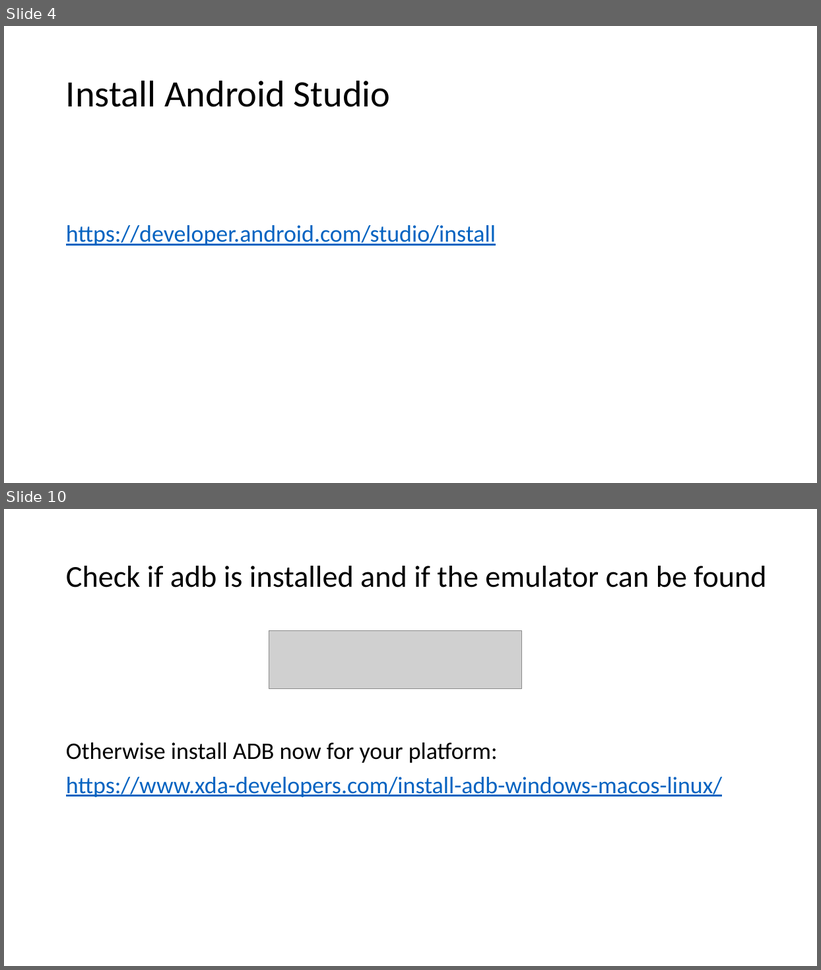
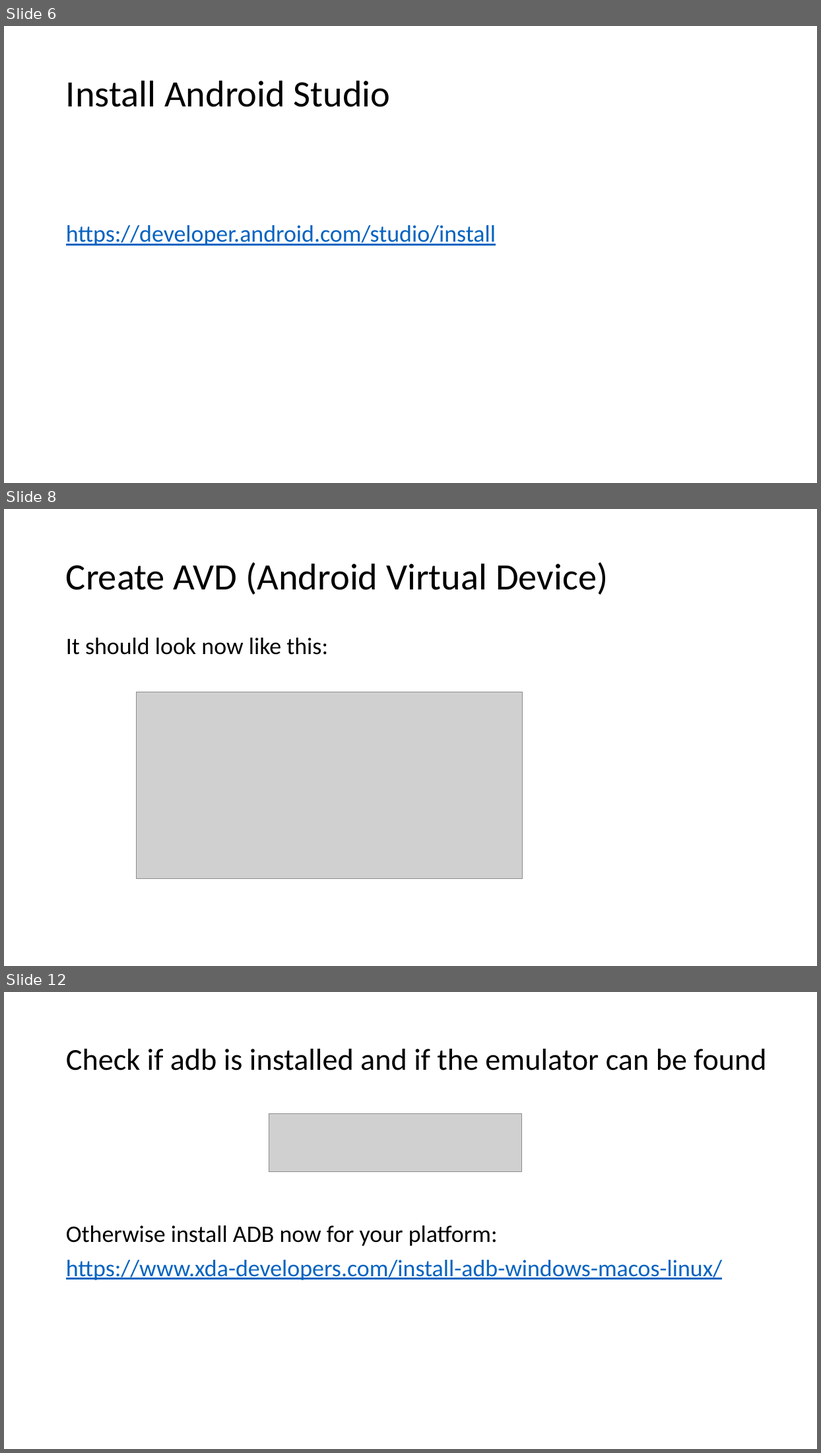
Before and after one commit to b0bbybaldi/OWASP-Bay-Area, a slide deck: Preparation-Bay-Area-Workshop.pptx. Shown one above the other, each under a label of ours: slides 4 and 10 before the commit, slides 6, 8 and 12 after it; the slides between them are not shown. The pictures are 821x970 and 821x1453 pixels, drawn with LibreOffice and Linux fonts; fonts in the diff are those of the drawing; grey boxes stand for pictures. Boxes give left, top, right and bottom in pixels: in the first picture for what was removed or moved away, otherwise in the second. Text is boxed around its words. In the diff, an @@ line names an element or a change of style, - is before the commit and + after.

```diff
--- a/Preparation-Bay-Area-Workshop.pptx
+++ b/Preparation-Bay-Area-Workshop.pptx
@@ slide 8 added at (4, 509, 817, 966), background #FFFFFF @@
@@ title added at (66, 562, 608, 595), 44 pt, text #000000 @@
+Create AVD (Android Virtual Device)
@@ text added at (66, 638, 328, 655), 28 pt, text #000000 @@
+It should look now like this:
@@ picture added at (137, 692, 523, 879) @@
@@ what was slide 4 is now slide 6 @@
@@ what was slide 10 is now slide 12 @@
```
Also in this commit, not shown: 2 slides changed, 10 other slides added, 7 slides removed, 1 other file.
